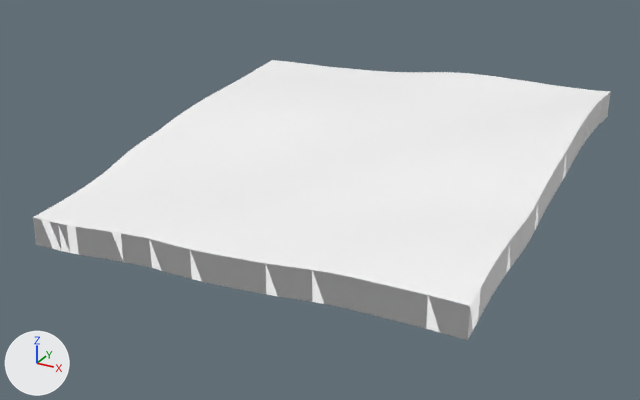
The glTF model public/tiles/2/2_1.glb, before and after one commit.
The view is the same before and after, from a 50 mm lens placed at (3480.0, -3319.0, 879.0), pointed at (2534.0, -1599.0, 19.0). The axes (+X, +Y, +Z) are drawn at lower left. The lights are the same throughout. The older version comes first. Where no turn or scale is listed for an object, it has been applied to the vertices.

Names of what the first picture shows: 't2_2_1'.
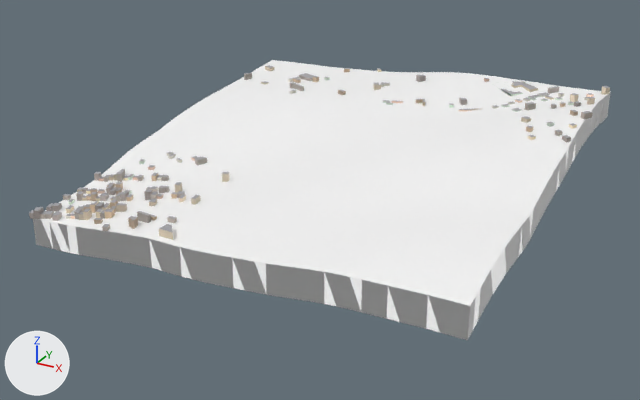
Where the newer file only moved an object's origin or applied its transform, the numbers keep the older frame.

Location of each change, [x1, y1, x2, y2] in pixels of the pictures (640 x 400 px):
't2_2_1', reshaped: before [33, 60, 611, 340]; after [29, 60, 611, 340]
part 1 of me_t2_2_1, added: after [29, 152, 230, 240]
part 2 of me_t2_2_1, added: after [244, 65, 610, 142]

Edits to the bpy script that builds the scene:
```text
Add mat_far_building:
    mat_far_building = bpy.data.materials.new('far_building')
    mat_far_building.use_nodes = True; mat_far_building.node_tree.nodes.clear()
    _N = mat_far_building.node_tree.nodes; _L = mat_far_building.node_tree.links
    n0 = _N.new('ShaderNodeBsdfPrincipled'); n0.name = 'Principled BSDF'
    n0.inputs[1].default_value = 1.0  # 'Metallic'
    n0.inputs[2].default_value = 1.0  # 'Roughness'
    n1 = _N.new('ShaderNodeOutputMaterial'); n1.name = 'Material Output'
    n2 = _N.new('ShaderNodeVertexColor'); n2.name = 'Color Attribute'
    _L.new(n0.outputs[0], n1.inputs[0])  # 'BSDF' to 'Surface'
    _L.new(n2.outputs[0], n0.inputs[0])  # 'Color' to 'Base Color'
Change me_t2_2_1:
    used by ob_t2_2_1; location = (2560.0, -1536.0, 103.0)
    remove me_t2_2_1.from_pydata(...)  # 1841 vertices, 3520 faces; spans x -512.0..512.0, y -512.0..512.0, z -124.0..124.0
    add me_t2_2_1.from_pydata(...)  # 3105 vertices, 5149 faces; spans x -517.0..524.0, y -520.0..518.0, z -124.0..138.0
    me_t2_2_1 part 1: 726 vertices added at x -517.0..-131.0, y -520.0..-125.0, z -56.0..0.0
    me_t2_2_1 part 2: 538 vertices added at x -514.0..524.0, y 97.0..518.0, z 53.0..138.0
    add me_t2_2_1.materials.append(mat_far_building)
```
